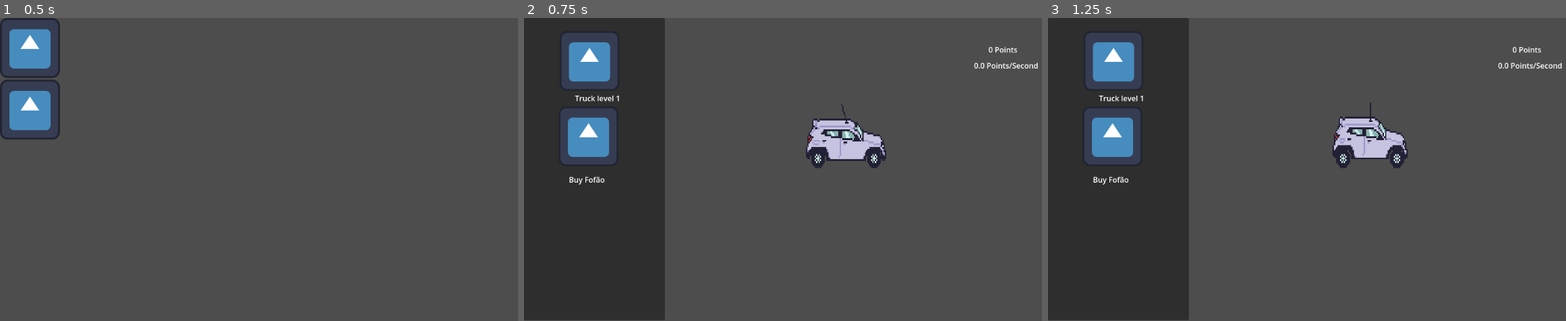
Above: before the commit, frames 1-3 (left to right).
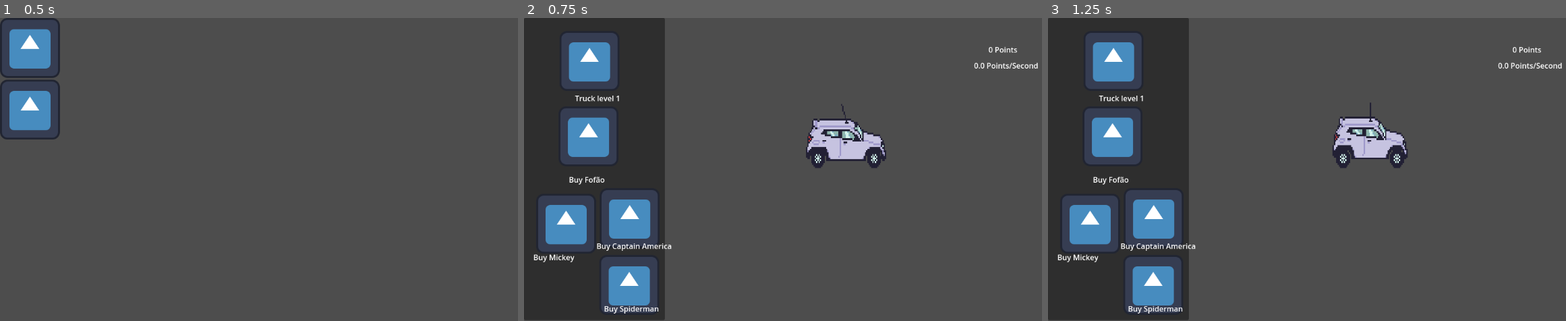
Above: after the commit, the same moments.

Repository: hhsoares/fofaoclicks
Game: Godot game, scene res://scenes/menu.tscn
The game is run twice, just before and just after one commit, with the same random seed, the same clock (stepped at 60 frames per second) and the same inputs. The engine's default icon, where the game draws it, is replaced by a stand-in: a white triangle on a blue panel in a dark square.
Inputs (mouse positions are in pixels of both pictures, inside the frame that each line leads up to):
- Up to frame 1 (0.5 s): no input
- Up to frame 2 (0.75 s): click (669, 48) at 0.5 s
- Up to frame 3 (1.25 s): no input

Frame 1 is identical in both runs. In frame 2, 6.2% of the frame differs, in the area x 1-29%, y 56-98%; in frame 3, 6.2%.

Commit message:
added other characters

Diff:
--- a/project.godot
+++ b/project.godot
@@ -18,3 +18,7 @@
 [autoload]
 
 Global="*res://scripts/global.gd"
+
+[rendering]
+
+textures/canvas_textures/default_texture_filter=0
--- a/scenes/main.tscn
+++ b/scenes/main.tscn
@@ -74,6 +74,114 @@
 }, {
 "duration": 1.0,
 "texture": SubResource("AtlasTexture_85g3d")
+}],
+"loop": true,
+"name": &"default",
+"speed": 5.0
+}]
+
+[sub_resource type="AtlasTexture" id="AtlasTexture_choun"]
+atlas = ExtResource("1_o5qli")
+region = Rect2(0, 0, 64, 39)
+
+[sub_resource type="AtlasTexture" id="AtlasTexture_ya4ey"]
+atlas = ExtResource("1_o5qli")
+region = Rect2(64, 0, 64, 39)
+
+[sub_resource type="AtlasTexture" id="AtlasTexture_eb6dy"]
+atlas = ExtResource("1_o5qli")
+region = Rect2(128, 0, 64, 39)
+
+[sub_resource type="AtlasTexture" id="AtlasTexture_trceg"]
+atlas = ExtResource("1_o5qli")
+region = Rect2(192, 0, 64, 39)
+
+[sub_resource type="SpriteFrames" id="SpriteFrames_a8y0u"]
+animations = [{
+"frames": [{
+"duration": 1.0,
+"texture": SubResource("AtlasTexture_choun")
+}, {
+"duration": 1.0,
+"texture": SubResource("AtlasTexture_ya4ey")
+}, {
+"duration": 1.0,
+"texture": SubResource("AtlasTexture_eb6dy")
+}, {
+"duration": 1.0,
+"texture": SubResource("AtlasTexture_trceg")
+}],
+"loop": true,
+"name": &"default",
+"speed": 5.0
+}]
+
+[sub_resource type="AtlasTexture" id="AtlasTexture_jkv2x"]
+atlas = ExtResource("1_o5qli")
+region = Rect2(0, 0, 64, 39)
+
+[sub_resource type="AtlasTexture" id="AtlasTexture_jbj1t"]
+atlas = ExtResource("1_o5qli")
+region = Rect2(64, 0, 64, 39)
+
+[sub_resource type="AtlasTexture" id="AtlasTexture_muem4"]
+atlas = ExtResource("1_o5qli")
+region = Rect2(128, 0, 64, 39)
+
+[sub_resource type="AtlasTexture" id="AtlasTexture_dp3eg"]
+atlas = ExtResource("1_o5qli")
+region = Rect2(192, 0, 64, 39)
+
+[sub_resource type="SpriteFrames" id="SpriteFrames_0ld40"]
+animations = [{
+"frames": [{
+"duration": 1.0,
+"texture": SubResource("AtlasTexture_jkv2x")
+}, {
+"duration": 1.0,
+"texture": SubResource("AtlasTexture_jbj1t")
+}, {
+"duration": 1.0,
+"texture": SubResource("AtlasTexture_muem4")
+}, {
+"duration": 1.0,
+"texture": SubResource("AtlasTexture_dp3eg")
+}],
+"loop": true,
+"name": &"default",
+"speed": 5.0
+}]
+
+[sub_resource type="AtlasTexture" id="AtlasTexture_gqmmt"]
+atlas = ExtResource("1_o5qli")
+region = Rect2(0, 0, 64, 39)
+
+[sub_resource type="AtlasTexture" id="AtlasTexture_yc10j"]
+atlas = ExtResource("1_o5qli")
+region = Rect2(64, 0, 64, 39)
+
+[sub_resource type="AtlasTexture" id="AtlasTexture_jscy8"]
+atlas = ExtResource("1_o5qli")
+region = Rect2(128, 0, 64, 39)
+
+[sub_resource type="AtlasTexture" id="AtlasTexture_pm3ni"]
+atlas = ExtResource("1_o5qli")
+region = Rect2(192, 0, 64, 39)
+
+[sub_resource type="SpriteFrames" id="SpriteFrames_y6deb"]
+animations = [{
+"frames": [{
+"duration": 1.0,
+"texture": SubResource("AtlasTexture_gqmmt")
+}, {
+"duration": 1.0,
+"texture": SubResource("AtlasTexture_yc10j")
+}, {
+"duration": 1.0,
+"texture": SubResource("AtlasTexture_jscy8")
+}, {
+"duration": 1.0,
+"texture": SubResource("AtlasTexture_pm3ni")
 }],
 "loop": true,
 "name": &"default",
@@ -118,6 +226,30 @@
 offset_bottom = 317.0
 texture_normal = ExtResource("4_jyhfs")
 
+[node name="MickeyButton" type="TextureButton" parent="Panel"]
+layout_mode = 0
+offset_left = 26.0
+offset_top = 376.0
+offset_right = 154.0
+offset_bottom = 504.0
+texture_normal = ExtResource("4_jyhfs")
+
+[node name="CAButton" type="TextureButton" parent="Panel"]
+layout_mode = 0
+offset_left = 162.0
+offset_top = 364.0
+offset_right = 290.0
+offset_bottom = 492.0
+texture_normal = ExtResource("4_jyhfs")
+
+[node name="HAButton" type="TextureButton" parent="Panel"]
+layout_mode = 0
+offset_left = 161.0
+offset_top = 507.0
+offset_right = 289.0
+offset_bottom = 635.0
+texture_normal = ExtResource("4_jyhfs")
+
 [node name="TruckLabel" type="Label" parent="Panel"]
 layout_mode = 0
 offset_left = 109.0
@@ -133,6 +265,30 @@
 offset_right = 173.0
 offset_bottom = 357.0
 text = "Buy Fofão"
+
+[node name="MickeyLabel" type="Label" parent="Panel"]
+layout_mode = 0
+offset_left = 20.0
+offset_top = 500.0
+offset_right = 108.0
+offset_bottom = 523.0
+text = "Buy Mickey"
+
+[node name="CALabel" type="Label" parent="Panel"]
+layout_mode = 0
+offset_left = 155.0
+offset_top = 476.0
+offset_right = 316.0
+offset_bottom = 499.0
+text = "Buy Captain America"
+
+[node name="HALabel" type="Label" parent="Panel"]
+layout_mode = 0
+offset_left = 171.0
+offset_top = 610.0
+offset_right = 289.0
+offset_bottom = 633.0
+text = "Buy Spiderman"
 
 [node name="PointsLabel" type="Label" parent="."]
 offset_left = 993.0
@@ -152,9 +308,33 @@
 
 [node name="AnimatedSprite2D" type="AnimatedSprite2D" parent="Fofao"]
 texture_filter = 1
-position = Vector2(495, 442)
-scale = Vector2(1.546875, 2.397436)
+position = Vector2(448, 426)
+scale = Vector2(2.109, 3.268)
 sprite_frames = SubResource("SpriteFrames_choun")
+
+[node name="Mickey" type="Node2D" parent="."]
+
+[node name="AnimatedSprite2D" type="AnimatedSprite2D" parent="Mickey"]
+position = Vector2(604, 472)
+scale = Vector2(2.109, 2.936)
+sprite_frames = SubResource("SpriteFrames_a8y0u")
+
+[node name="CapitaoAmerica" type="Node2D" parent="."]
+
+[node name="AnimatedSprite2D" type="AnimatedSprite2D" parent="CapitaoAmerica"]
+position = Vector2(794.00006, 480.00003)
+scale = Vector2(2.109376, 2.397436)
+sprite_frames = SubResource("SpriteFrames_0ld40")
+
+[node name="HomemAranha" type="Node2D" parent="."]
+
+[node name="AnimatedSprite2D" type="AnimatedSprite2D" parent="HomemAranha"]
+position = Vector2(1015, 461)
+scale = Vector2(2.109, 2.109)
+sprite_frames = SubResource("SpriteFrames_y6deb")
 
 [connection signal="pressed" from="Panel/TruckButton" to="." method="_on_truck_button_pressed"]
 [connection signal="pressed" from="Panel/FofaoButton" to="." method="_on_fofao_button_pressed"]
+[connection signal="pressed" from="Panel/MickeyButton" to="." method="_on_mickey_button_pressed"]
+[connection signal="pressed" from="Panel/CAButton" to="." method="_on_ca_button_pressed"]
+[connection signal="pressed" from="Panel/HAButton" to="." method="_on_ha_button_pressed"]
--- a/scripts/main.gd
+++ b/scripts/main.gd
@@ -3,18 +3,33 @@
 @onready var points_label: Label = $PointsLabel
 @onready var truck_label: Label = $Panel/TruckLabel
 @onready var fofao_label: Label = $Panel/FofaoLabel
+@onready var mickey_label: Label = $Panel/MickeyLabel
+@onready var ca_label: Label = $Panel/CALabel
+@onready var ha_label: Label = $Panel/HALabel
 
 @onready var fofao: Node2D = $Fofao
+@onready var mickey: Node2D = $Mickey
+@onready var ca: Node2D = $CapitaoAmerica
+@onready var ha: Node2D= $HomemAranha
 
 const FOFAO_UPGRADE_COST := 10
 const TRUCK_UPGRADE_COST := 20
+const MICKEY_UPGRADE_COST := 30
+const CA_UPGRADE_COST := 40
+const HA_UPGRADE_COST := 50
 
 var truck_level = 1
 var fofao_level = 0
+var mickey_level = 0
+var ca_level = 0
+var ha_level = 0
 
 func _ready() -> void:
 	update_points_label()
 	fofao.visible = false
+	mickey.visible = false
+	ca.visible = false
+	ha.visible = false
 
 func update_points_label() -> void:
 	points_label.text = "%d Points" % int(Global.points)
@@ -38,3 +53,36 @@
 		truck_level += 1
 		truck_label.text = "Truck level %d" % truck_level
 		update_points_label()
+
+func _on_mickey_button_pressed() -> void:
+	if Global.points >= MICKEY_UPGRADE_COST:
+		Global.points -= MICKEY_UPGRADE_COST
+		Global.points_per_second += 1.0
+		Global.points_per_click += 1.0
+		mickey.visible = true
+		mickey.get_node("AnimatedSprite2D").play("default")
+		mickey_level += 1
+		mickey_label.text = "Mickey level %d" % mickey_level
+		update_points_label()
+
+func _on_ca_button_pressed() -> void:
+	if Global.points >= CA_UPGRADE_COST:
+		Global.points -= CA_UPGRADE_COST
+		Global.points_per_second += 1.0
+		Global.points_per_click += 1.0
+		ca.visible = true
+		ca.get_node("AnimatedSprite2D").play("default")
+		ca_level += 1
+		ca_label.text = "Captain America level %d" % ca_level
+		update_points_label()
+
+func _on_ha_button_pressed() -> void:
+	if Global.points >= HA_UPGRADE_COST:
+		Global.points -= HA_UPGRADE_COST
+		Global.points_per_second += 1.0
+		Global.points_per_click += 1.0
+		ha.visible = true
+		ha.get_node("AnimatedSprite2D").play("default")
+		ha_level += 1
+		ha_label.text = "Spiderman level %d" % ha_level
+		update_points_label()
Not shown: 1 places in scenes/main.tscn that only renumber resources
